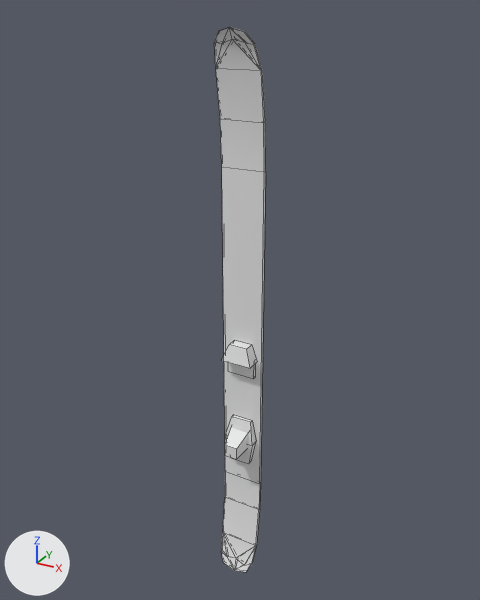
An edit to the FBX model Assets/Models/Clutter/skis/ski1.fbx, drawn before and after from the same camera.
Both versions are drawn from a 50 mm camera at (0.838, -1.515, 1.746) aimed at (-0.017, 0.039, 0.969). Arrows for +X, +Y and +Z are at lower left; the lights stay in place. Mesh edges are drawn as thin lines. Where no turn or scale is listed for an object, it has been applied to the vertices.
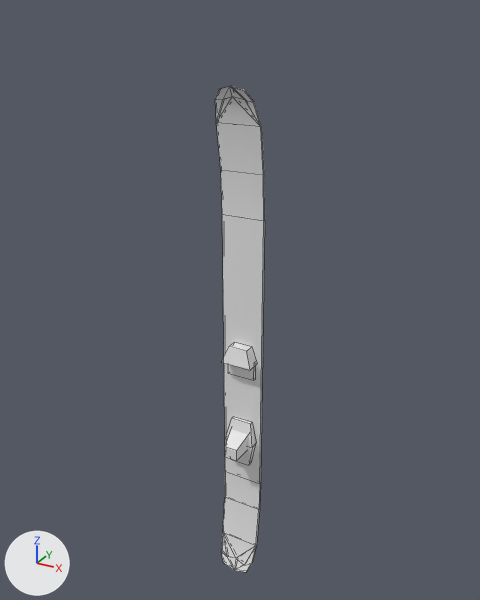
Where the change shows, as pixel boxes (x1, y1, x2, y2) in the pictures (480 x 600 px; the box of a moved part takes in the faces that stretch with it):
'pCube13', reshaped (11% shorter): before (214, 27, 266, 572); after (215, 86, 265, 572)
part 1 of me_mesh, moved or reshaped: before (214, 27, 266, 471); after (215, 86, 265, 471)

The change, as a diff of the scene's bpy script:
```diff
--- a/Assets/Models/Clutter/skis/ski1.fbx.py
+++ b/Assets/Models/Clutter/skis/ski1.fbx.py
@@ me_mesh @@
 me_mesh.from_pydata(...)  # 92 vertices, 90 faces; spans x -0.06..0.06, y -0.05..0.03, z 0.0..1.7
 # used by ob_pcube13; location = (0.0, 0.0, 0.0)
+# me_mesh part 1: all 28 vertices in x -0.06..0.06, y -0.04..0.03, z 1.35..1.7 are moved by (0.0, 0.0, -0.13)
 me_mesh.materials.append(mat_initialshadinggroup1)
```
